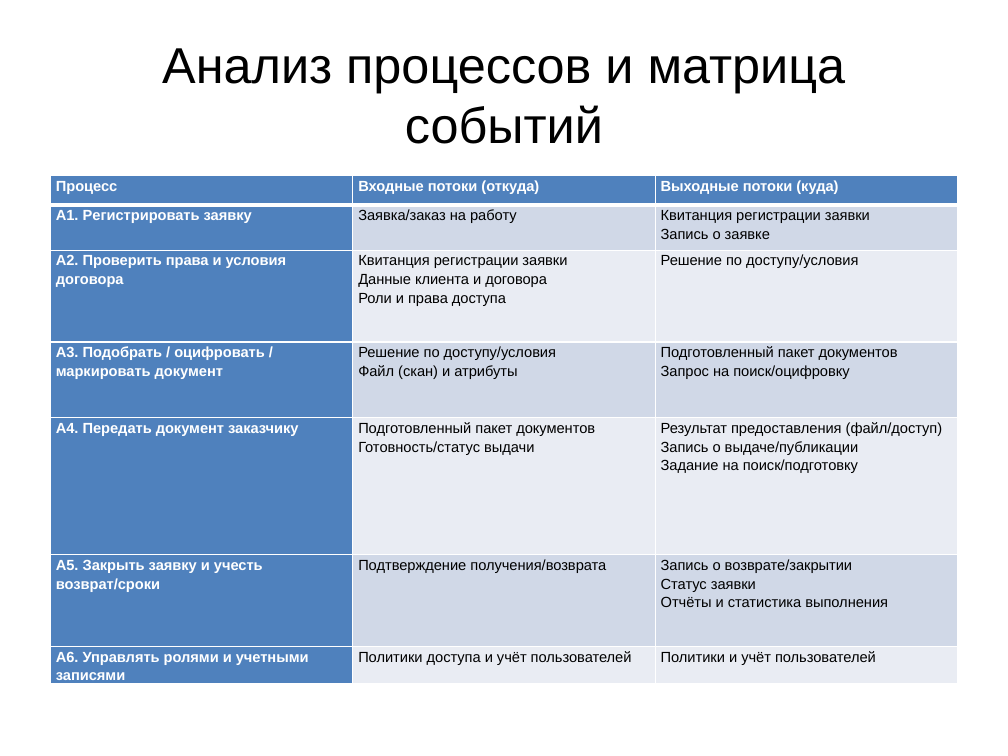
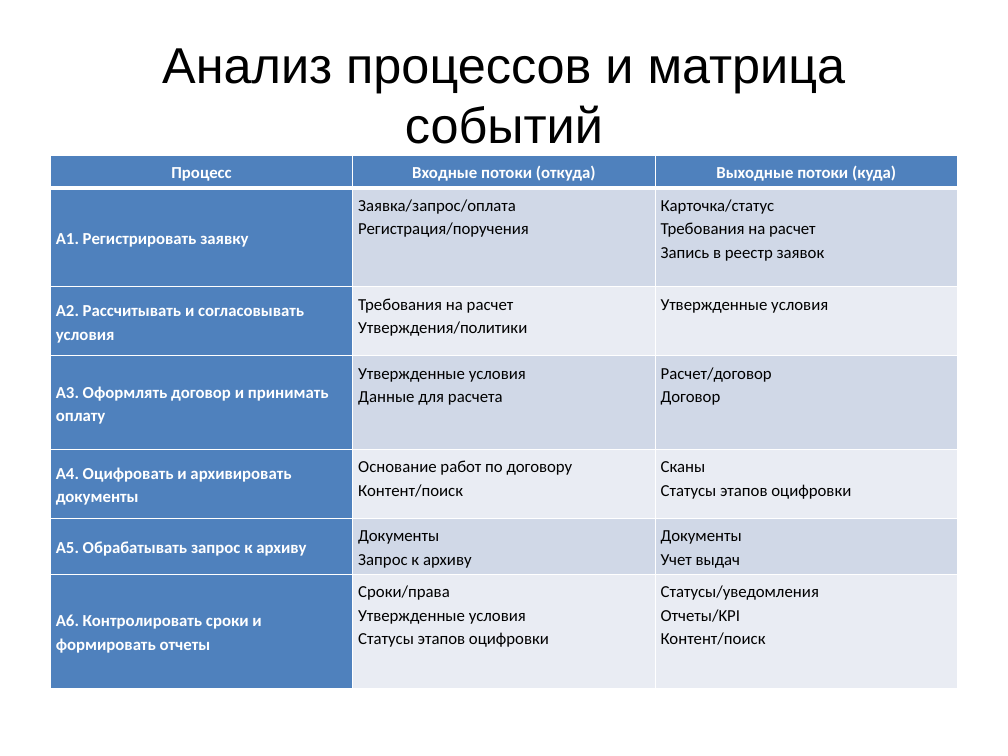
Before and after one commit to marinagovorova/DATABASES_PIn_09.03.03_2025-2026, a slide deck: slide 5 of students/K3241/Marchenko_Vadim/LR_1/Презентация_АИС_Архив_Кнопка_DFD.pptx (slide 7 before the commit). Drawn at 1008x756 pixels with LibreOffice and Linux fonts; fonts in the diff are those of the drawing. Boxes give left, top, right and bottom in pixels: in the first picture for what was removed or moved away, otherwise in the second. Text is boxed around its words. In the diff, an @@ line names an element or a change of style, - is before the commit and + after.

```diff
--- a/students/K3241/Marchenko_Vadim/LR_1/Презентация_АИС_Архив_Кнопка_DFD.pptx
+++ b/students/K3241/Marchenko_Vadim/LR_1/Презентация_АИС_Архив_Кнопка_DFD.pptx
@@ table at (50, 155, 958, 684) @@
-row 2, column 2: Заявка/заказ на работу
+row 2, column 2: Заявка/запрос/оплата Регистрация/поручения
-row 2, column 3: Квитанция регистрации заявки Запись о заявке
+row 2, column 3: Карточка/статус Требования на расчет Запись в реестр заявок
-row 3: A2. Проверить права и условия договора | Квитанция регистрации заявки Данные клиента и договора Роли и права доступа | Решение по доступу/условия
+row 3: A2. Рассчитывать и согласовывать условия | Требования на расчет Утверждения/политики | Утвержденные условия
-row 4: A3. Подобрать / оцифровать / маркировать документ | Решение по доступу/условия Файл (скан) и атрибуты | Подготовленный пакет документов Запрос на поиск/оцифровку
+row 4: A3. Оформлять договор и принимать оплату | Утвержденные условия Данные для расчета | Расчет/договор Договор
-row 5: A4. Передать документ заказчику | Подготовленный пакет документов Готовность/статус выдачи | Результат предоставления (файл/доступ) Запись о выдаче/публикации Задание на поиск/подготовку
+row 5: A4. Оцифровать и архивировать документы | Основание работ по договору Контент/поиск | Сканы Статусы этапов оцифровки
-row 6: A5. Закрыть заявку и учесть возврат/сроки | Подтверждение получения/возврата | Запись о возврате/закрытии Статус заявки Отчёты и статистика выполнения
+row 6: A5. Обрабатывать запрос к архиву | Документы Запрос к архиву | Документы Учет выдач
-row 7: A6. Управлять ролями и учетными записями | Политики доступа и учёт пользователей | Политики и учёт пользователей
+row 7: A6. Контролировать сроки и формировать отчеты | Сроки/права Утвержденные условия Статусы этапов оцифровки | Статусы/уведомления Отчеты/KPI Контент/поиск
@@ size 10.5 to 12 pt, font Arial to Calibri in "Процесс", "Входные потоки (откуда)", "Выходные потоки (куда)", "A1. Регистрировать заявку" @@
@@ alignment left to centre @@
@@ table: place and size @@
-table at (50, 175, 958, 688)
+table at (50, 155, 958, 684)
```
Also in this commit, not shown: 2 other slides changed, 2 other files.
